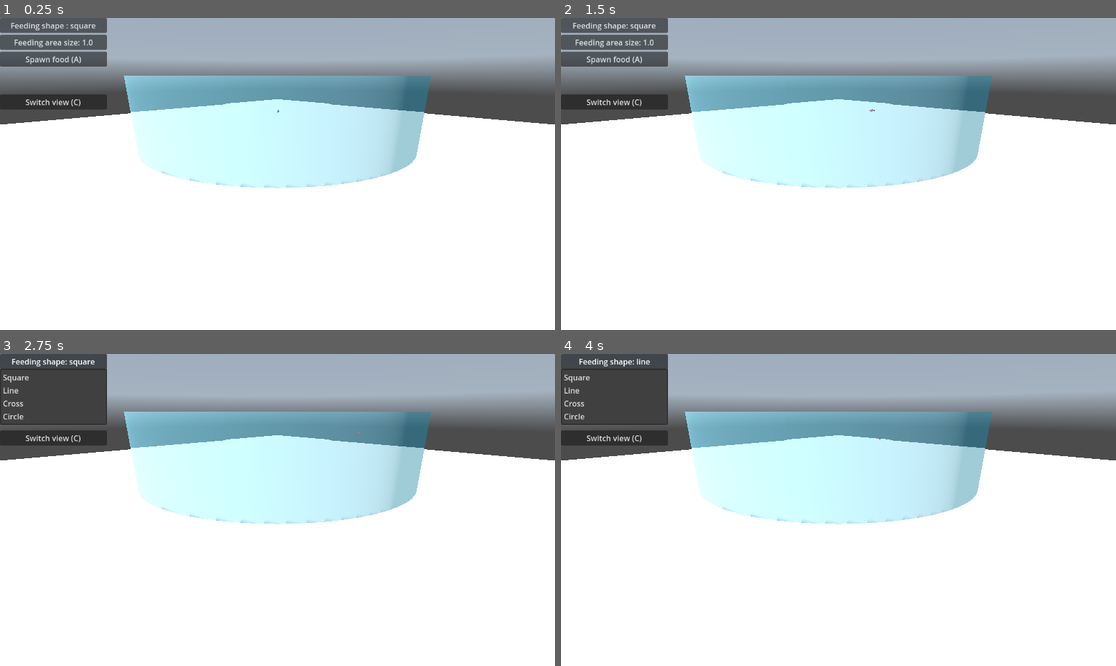
Above: before the commit, frames 1-4 (two rows, left to right).
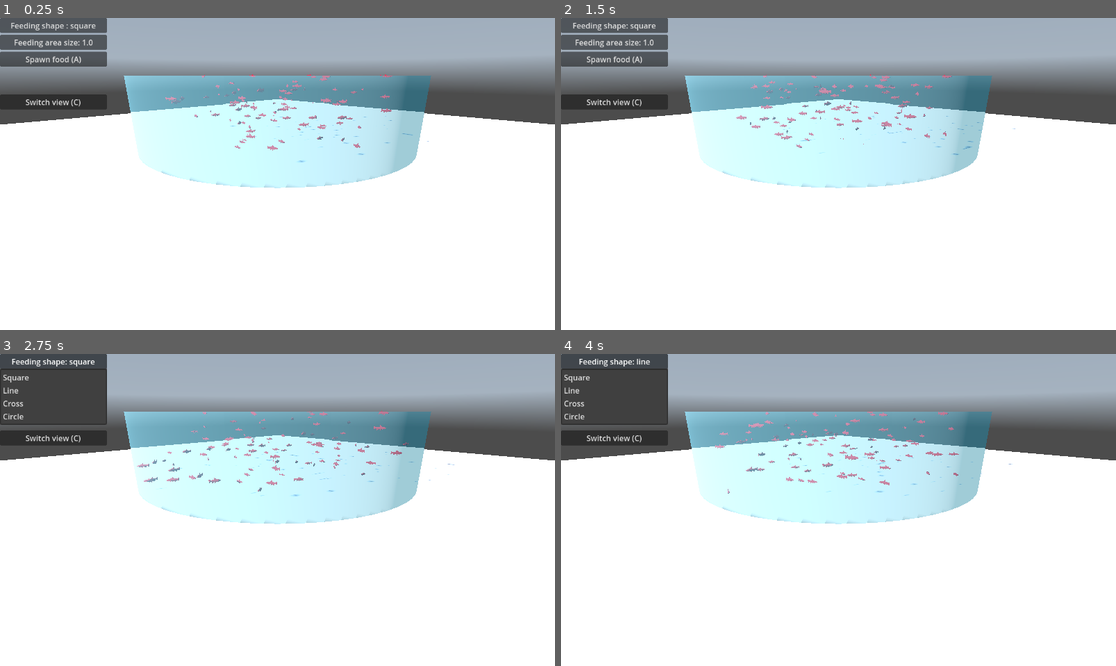
Above: after the commit, the same moments.

Repository: elegaanz/collective-behavior
Game: Godot game, scene res://Main.tscn
Same seed, same stepped clock (60 frames per second), same inputs: the game is played once before the commit and once after it. A sky picture missing from this copy of the repository is replaced by a grey-blue gradient.
Inputs:
- Up to frame 1 (0.25 s): no input
- Up to frame 2 (1.5 s): click "Feeding shape : square" at 0.5 s; click "Feeding area size: 1.0" at 1.25 s
- Up to frame 3 (2.75 s): click "Feeding shape: square" at 2 s
- Up to frame 4 (4 s): click "Spawn food (A)" at 2.75 s; click "Feeding shape: line" at 3.5 s

The runs differ from the first frame. In frame 1, 0.6% of the frame differs, in the area x 29-78%, y 18-47%; in frame 2, 0.6%; in frame 3, 0.7%; in frame 4, 0.7%, in the area x 27-82%, y 18-46%.

Commit message:
automatic fish insertion

Diff:
--- a/Main.gd
+++ b/Main.gd
@@ -14,6 +14,9 @@
 
 	popup = get_node("HFlowContainer/SizeMenu").get_popup()
 	popup.connect("id_pressed", _on_size_menu)
+
+	for _i in range(100):
+		spawn_fish()
 
 # Called every frame. 'delta' is the elapsed time since the previous frame.
 func _process(_delta):
@@ -34,16 +37,8 @@
 func _input(event):
 	if event.is_action_released("spawn_food"):
 		spawn_food()
-	if event.is_action_released("spawn_fish"):
-		var fish = fish_scene.instantiate()
-		var rangle = randf_range(-PI, PI)
-		fish.position = Vector3(
-			cos(rangle) * randf_range(0, 1.8),
-			randf_range(0, 1),
-			sin(rangle) * randf_range(0, 1.8),
-		)
-		add_child(fish)
-		totalFishMass += fish.body_mass
+	if event.is_action("spawn_fish"):
+		spawn_fish()
 	if event.is_action_released("switch_camera"):
 		var cam = get_node("Camera3D")
 		var top_cam = get_node("TopCamera")
@@ -158,6 +153,18 @@
 	file.close()
 	print("Fish data saved successfully.")
 
+func spawn_fish():
+	var fish = fish_scene.instantiate()
+	var rangle = randf_range(-PI, PI)
+	fish.position = Vector3(
+		cos(rangle) * randf_range(0, 1.8),
+		randf_range(0, 1),
+		sin(rangle) * randf_range(0, 1.8),
+	)
+	add_child(fish)
+	totalFishMass += fish.body_mass
+
+
 func _on_shape_menu(id):
 	name = "square"
 	if id == 1:
